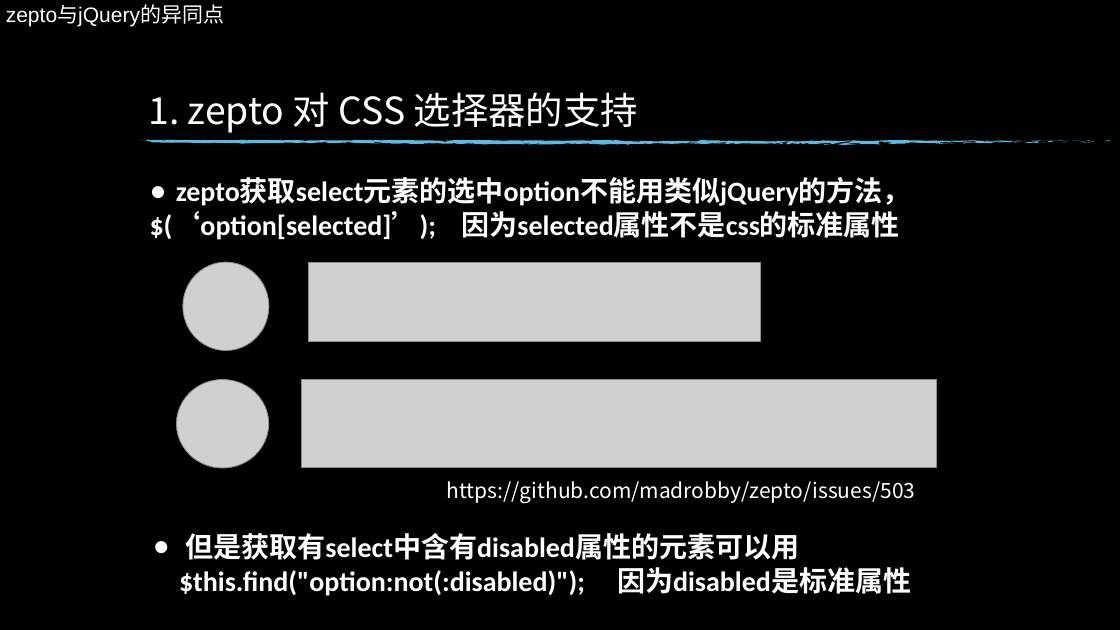
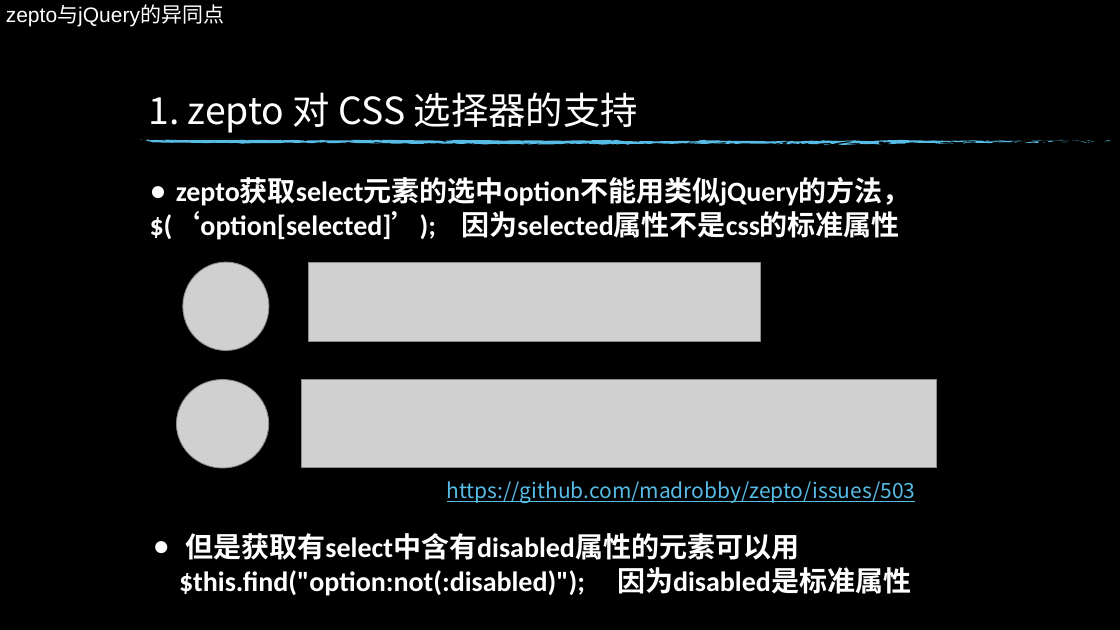
Before and after one commit to xiaotianxia/entern, a slide deck: slide 6 of zeptoVSjquery.pptx. Drawn at 1120x630 pixels with LibreOffice and Linux fonts; fonts in the diff are those of the drawing; grey boxes stand for pictures; background and template pictures are left out. Boxes give left, top, right and bottom in pixels: in the first picture for what was removed or moved away, otherwise in the second. Text is boxed around its words. In the diff, an @@ line names an element or a change of style, - is before the commit and + after.

```diff
--- a/zeptoVSjquery.pptx
+++ b/zeptoVSjquery.pptx
@@ text "https://github.com/madrobby/zepto/issues/503" at [447,481,916,503]: text colour #FFFFFF to #57BCE5, underline on @@
```
Also in this commit, not shown: 2 other slides changed.
